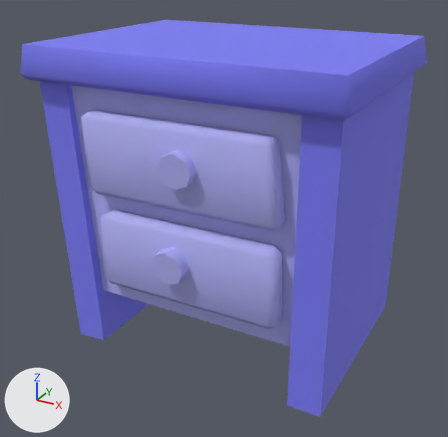
The FBX model Assets/3D/Environment/bedsideTable.fbx, before and after one commit.
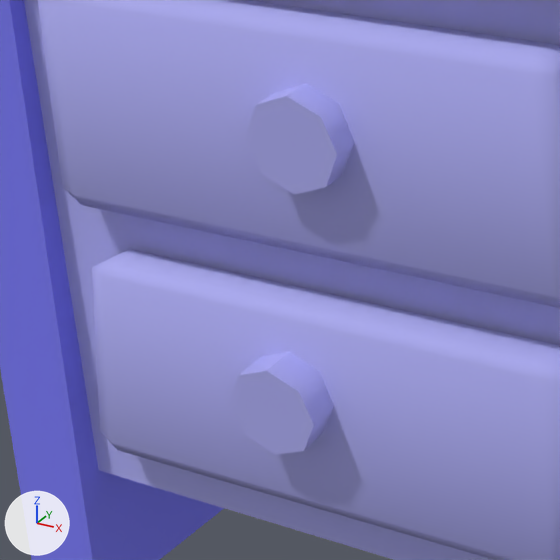
There are two pictures of each version: one whole from a 50 mm lens placed at (2.63, -5.83, 3.55), pointed at (0.05, -1.14, 1.2), one close up on the part from 15% to 61% of the width and 27% to 74% of the height. Lighting does not change. The marker at lower left points along +X, +Y and +Z.

Objects in the first close-up: 'bedsideTable'.
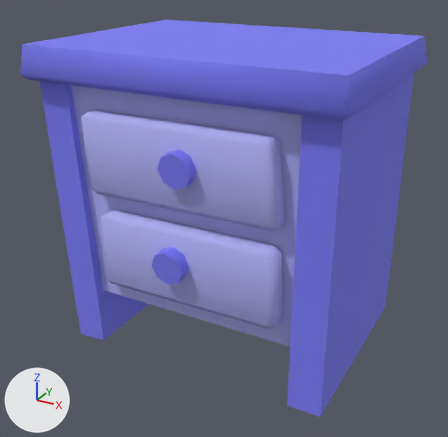
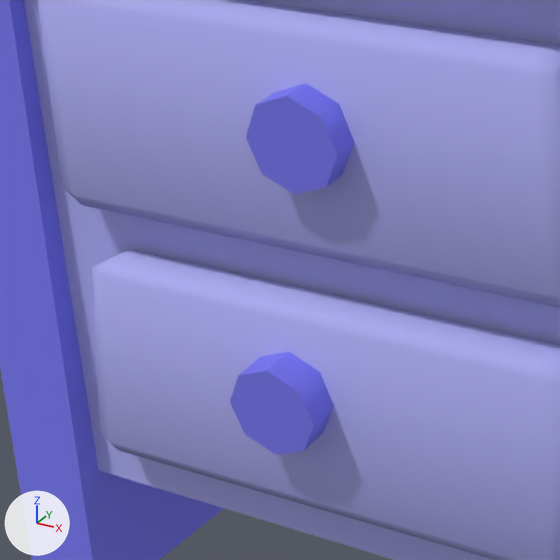
Boxes (x1, y1, x2, y2) around the edits, measured in the close-ups (560 x 560 px):
part 1 of me_mesh, recoloured
    both: (230, 83, 354, 455)

The change, as a diff of the scene's bpy script:
```diff
--- a/Assets/3D/Environment/bedsideTable.fbx.py
+++ b/Assets/3D/Environment/bedsideTable.fbx.py
@@ me_mesh @@
 me_mesh.from_pydata(...)  # 116 vertices, 155 faces; spans x -1.41..1.48, y -2.15..0.08, z 0.01..2.81
 # used by ob_bedsidetable; location = (0.0, 0.0, 0.0)
+# me_mesh part 1: all 44 faces centred in x -0.07..0.3, y -2.15..-2.04, z 1.01..2.13 switch from mat_baul_2 (blue #b4b4f8) to mat_baul1 (blue #7c7cf6)
```
